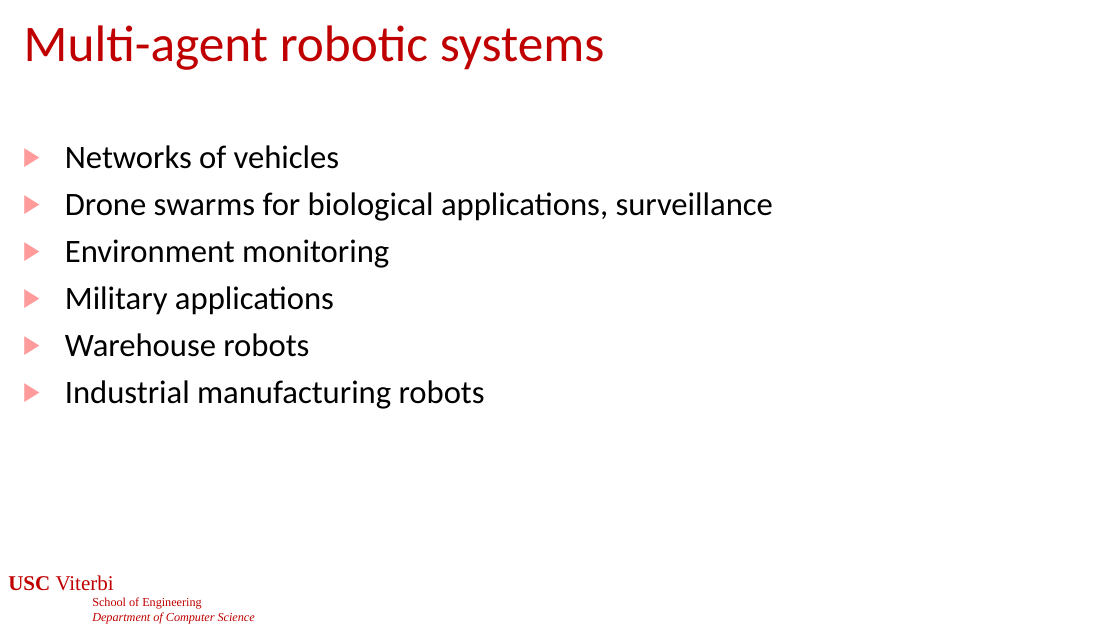
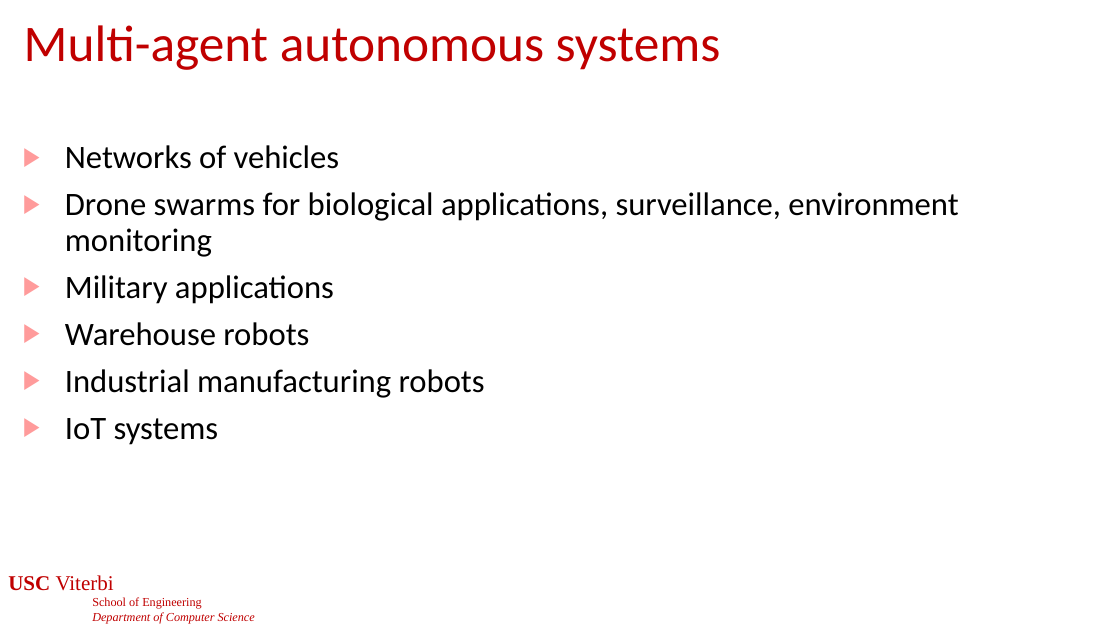
Before and after one commit to jdeshmukh/jdeshmukh.github.io, a slide deck: slide 3 of teaching/cs513-autocps-fall-2025/slides/MultiAgent.pptx (slide 4 before the commit). Drawn at 1120x630 pixels with LibreOffice and Linux fonts; fonts in the diff are those of the drawing; background and template pictures are left out. Boxes give left, top, right and bottom in pixels: in the first picture for what was removed or moved away, otherwise in the second. Text is boxed around its words. In the diff, an @@ line names an element or a change of style, - is before the commit and + after.

```diff
--- a/teaching/cs513-autocps-fall-2025/slides/MultiAgent.pptx
+++ b/teaching/cs513-autocps-fall-2025/slides/MultiAgent.pptx
@@ title at (24,25,721,70): text changed @@
-Multi-agent robotic systems
+Multi-agent autonomous systems
@@ text at (65,192,958,257): text changed @@
-▶ Drone swarms for biological applications, surveillance
-▶ Environment monitoring
+▶ Drone swarms for biological applications, surveillance, environment monitoring
@@ text at (65,418,219,445): paragraph added @@
+▶ IoT systems
```
Also in this commit, not shown: 2 other slides changed, 6 slides added, 2 slides removed, 1 other file.
